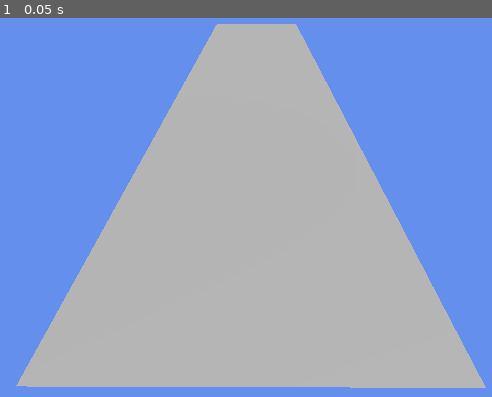
Above: before the commit, frame 1.
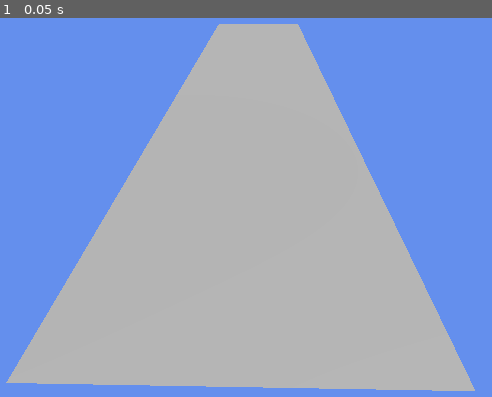
Above: after the commit, the same moment.

Repository: ISC2480/Project-Rhythm-
Game: Godot game, scene res://Scenes/gameplay.tscn
Two runs of this game, one before a commit and one after it. Both use one fixed random seed, a clock stepped at 60 frames per second and the inputs below. The project has no main scene, so this scene is started directly.
Inputs:
- Up to frame 1 (0.05 s): no input

The runs differ from the first frame. In frame 1, 2.4% of the frame differs, in the area x 1-99%, y 1-99%.

Commit message:
Realigned Stage

Diff:
--- a/Scenes/stage.tscn
+++ b/Scenes/stage.tscn
@@ -5,5 +5,5 @@
 [node name="Stage" type="Node3D" unique_id=1888664678]
 
 [node name="MeshInstance3D" type="MeshInstance3D" parent="." unique_id=509521096]
-transform = Transform3D(1.9998407, 0, 0.100947164, 0, 1, 0, -0.025236791, 0, 7.999363, 0.013, -0.005, -8)
+transform = Transform3D(1.9999999, 0, 0, 0, 1, 0, 0, 0, 7.9999995, 0.013, -0.005, -8)
 mesh = SubResource("PlaneMesh_4xowi")
